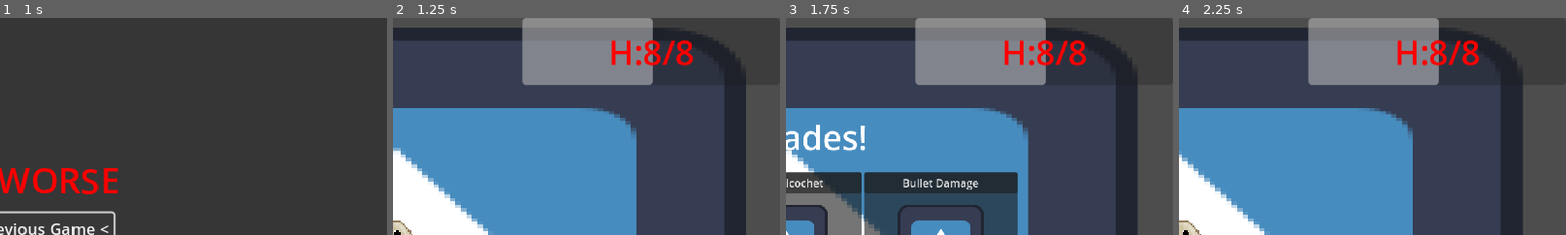
Above: before the commit, frames 1-4 (left to right).
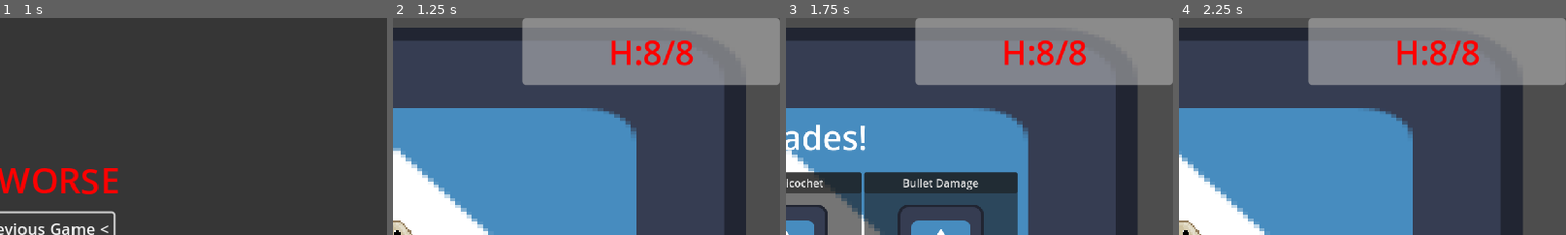
Above: after the commit, the same moments.

Repository: PixelSaver/it-gets-worse
Game: Godot game, scene res://UI/main_menu.tscn
Same seed, same stepped clock (60 frames per second), same inputs: the game is played once before the commit and once after it. The engine's default icon, where the game draws it, is replaced by a stand-in: a white triangle on a blue panel in a dark square.
Inputs (mouse positions are % of the whole screen's width and height, from its top left):
- Up to frame 1 (1 s): click "> Continue Previous Game <" at 0.5 s
- Up to frame 2 (1.25 s): no input
- Up to frame 3 (1.75 s): tap Enter at 1.25 s; move the mouse to (72, 45) at 1.27 s; hold D (right) from 1.28 s (still down); tap U (u) at 1.35 s
- Up to frame 4 (2.25 s): release D (right) at 2 s; click (30, 58) at 2.02 s
The pictures show only the part of the screen within x 50-100%, y 0-50%; the shares and areas given below are measured in that part.

Frame 1 is identical in both runs. In frame 2, 9.7% of the frame differs, in the area x 66-100%, y 0-31%; in frame 3, 9.7%; in frame 4, 9.7%.

Commit message:
small stuff

Diff:
--- a/Scripts/Components/HealthComponent.gd
+++ b/Scripts/Components/HealthComponent.gd
@@ -9,7 +9,6 @@
 		max_health = value
 var health : float :
 	set(value):
-		health_changed.emit(health, max_health)
 		health = value
 
 var damage_queue = []
@@ -45,6 +44,8 @@
 		else:
 			get_parent().queue_free()
 
+	health_changed.emit(health, max_health)
+
 	processing_damage = false
 
 
Not shown, added: export_presets.cfg
Not shown, changed: .gitignore
